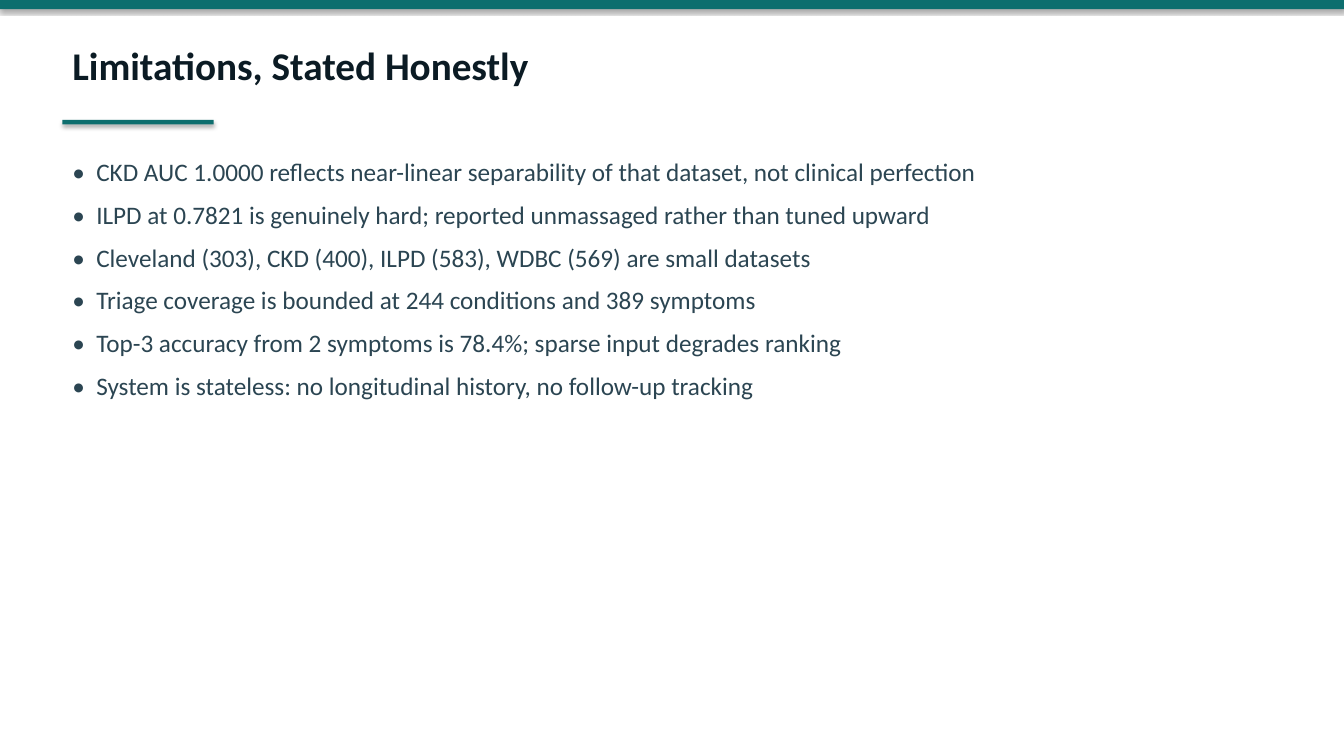
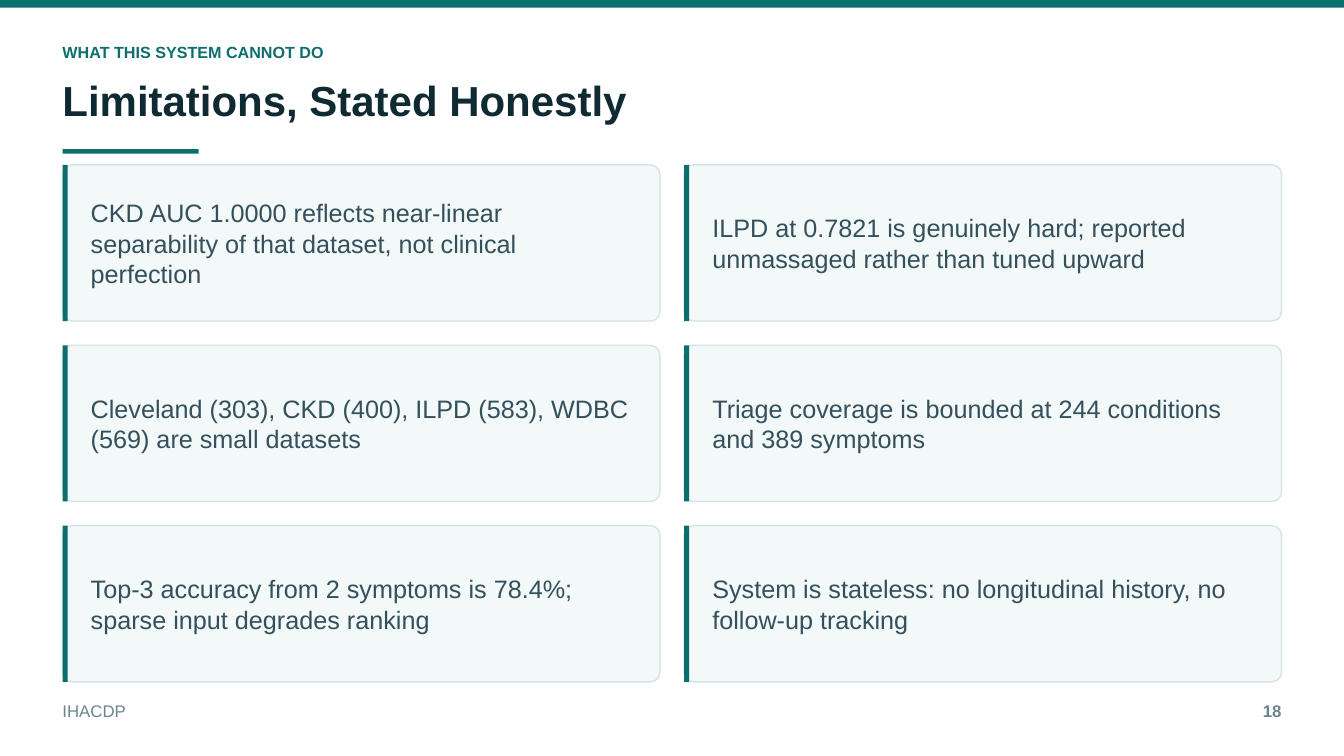
Before and after one commit to thanishq0110/IHACDP, a slide deck: slide 18 of docs/IHACDP_Presentation.pptx. Drawn at 1344x756 pixels with LibreOffice and Linux fonts; fonts in the diff are those of the drawing. Boxes give left, top, right and bottom in pixels: in the first picture for what was removed or moved away, otherwise in the second. Text is boxed around its words. In the diff, an @@ line names an element or a change of style, - is before the commit and + after.

```diff
--- a/docs/IHACDP_Presentation.pptx
+++ b/docs/IHACDP_Presentation.pptx
@@ rectangle at [0, 0, 1344, 7]: shadow off @@
@@ text added at [62, 46, 323, 58], 11.5 pt, text #0D6E6E, bold @@
+WHAT THIS SYSTEM CANNOT DO
@@ text "Limitations, Stated Honestly": place and size @@
-text "Limitations, Stated Honestly" at [72, 52, 528, 86]
+text "Limitations, Stated Honestly" at [62, 85, 626, 125]
@@ text "Limitations, Stated Honestly" at [62, 85, 626, 125]: size 28 to 30 pt, font Calibri to Arial, text colour #0B1B24 to #0F2A33 @@
@@ rectangle at [63, 149, 199, 153]: shadow off @@
@@ rectangle: place and size @@
-rectangle at [63, 120, 214, 124]
+rectangle at [63, 149, 199, 153]
@@ rounded rectangle added at [63, 164, 660, 321], fill #F3F8F8, outline #D5E4E4 1 pt @@
@@ rectangle added at [63, 164, 68, 321], fill #0D6E6E @@
@@ text removed at [96, 163, 975, 400] @@
-• CKD AUC 1.0000 reflects near-linear separability of that dataset, not clinical perfection
-• ILPD at 0.7821 is genuinely hard; reported unmassaged rather than tuned upward
-• Cleveland (303), CKD (400), ILPD (583), WDBC (569) are small datasets
-• Triage coverage is bounded at 244 conditions and 389 symptoms
-• Top-3 accuracy from 2 symptoms is 78.4%; sparse input degrades ranking
-• System is stateless: no longitudinal history, no follow-up tracking
@@ rounded rectangle added at [685, 164, 1282, 321], fill #F3F8F8, outline #D5E4E4 1 pt @@
@@ rectangle added at [685, 164, 690, 321], fill #0D6E6E @@
@@ text added at [91, 203, 517, 288], 18 pt, text #33505C @@
+CKD AUC 1.0000 reflects near-linear separability of that dataset, not clinical perfection
@@ text added at [712, 218, 1186, 273], 18 pt, text #33505C @@
+ILPD at 0.7821 is genuinely hard; reported unmassaged rather than tuned upward
@@ rounded rectangle added at [63, 345, 660, 501], fill #F3F8F8, outline #D5E4E4 1 pt @@
@@ rectangle added at [63, 345, 68, 501], fill #0D6E6E @@
@@ rounded rectangle added at [685, 345, 1282, 501], fill #F3F8F8, outline #D5E4E4 1 pt @@
@@ rectangle added at [685, 345, 690, 501], fill #0D6E6E @@
@@ text added at [91, 399, 628, 454], 18 pt, text #33505C @@
+Cleveland (303), CKD (400), ILPD (583), WDBC (569) are small datasets
@@ text added at [712, 399, 1221, 454], 18 pt, text #33505C @@
+Triage coverage is bounded at 244 conditions and 389 symptoms
@@ rounded rectangle added at [63, 525, 660, 682], fill #F3F8F8, outline #D5E4E4 1 pt @@
@@ rectangle added at [63, 525, 68, 682], fill #0D6E6E @@
@@ rounded rectangle added at [685, 525, 1282, 682], fill #F3F8F8, outline #D5E4E4 1 pt @@
@@ rectangle added at [685, 525, 690, 682], fill #0D6E6E @@
@@ text added at [91, 579, 572, 634], 18 pt, text #33505C @@
+Top-3 accuracy from 2 symptoms is 78.4%; sparse input degrades ranking
@@ text added at [712, 579, 1226, 634], 18 pt, text #33505C @@
+System is stateless: no longitudinal history, no follow-up tracking
@@ text added at [62, 705, 125, 717], 12 pt, text #6B848E @@
+IHACDP
@@ text added at [1263, 705, 1282, 717], 12 pt, text #6B848E, bold @@
+18
```
Also in this commit, not shown: 18 other slides changed, 1 slide added, 1 slide removed, 14 other files.
